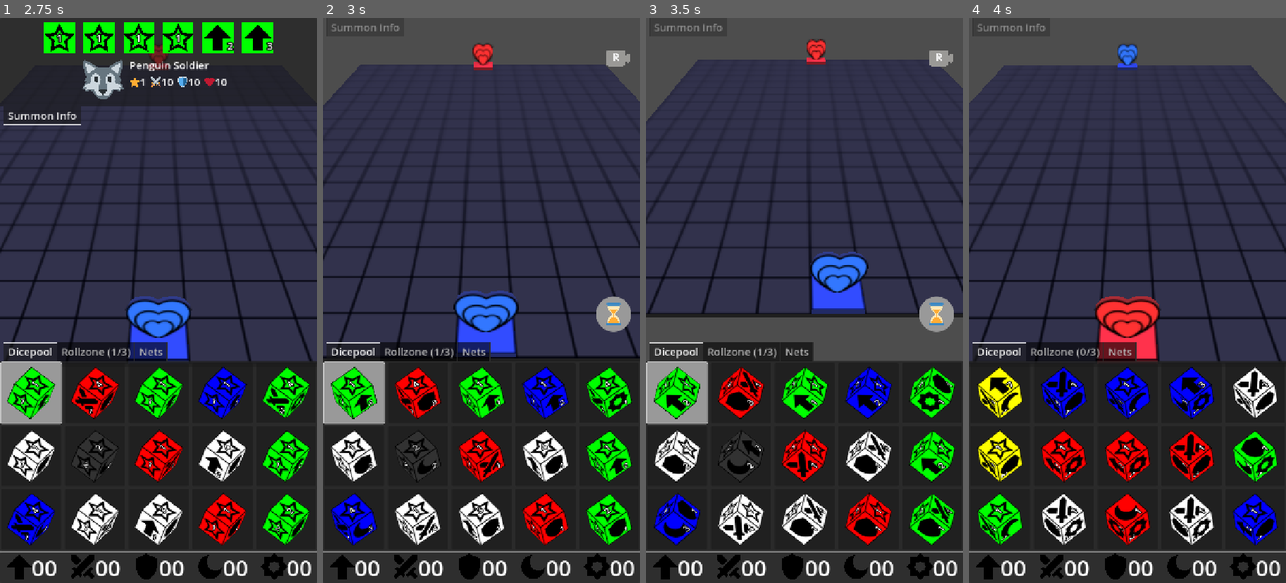
Above: before the commit, frames 1-4 (left to right).
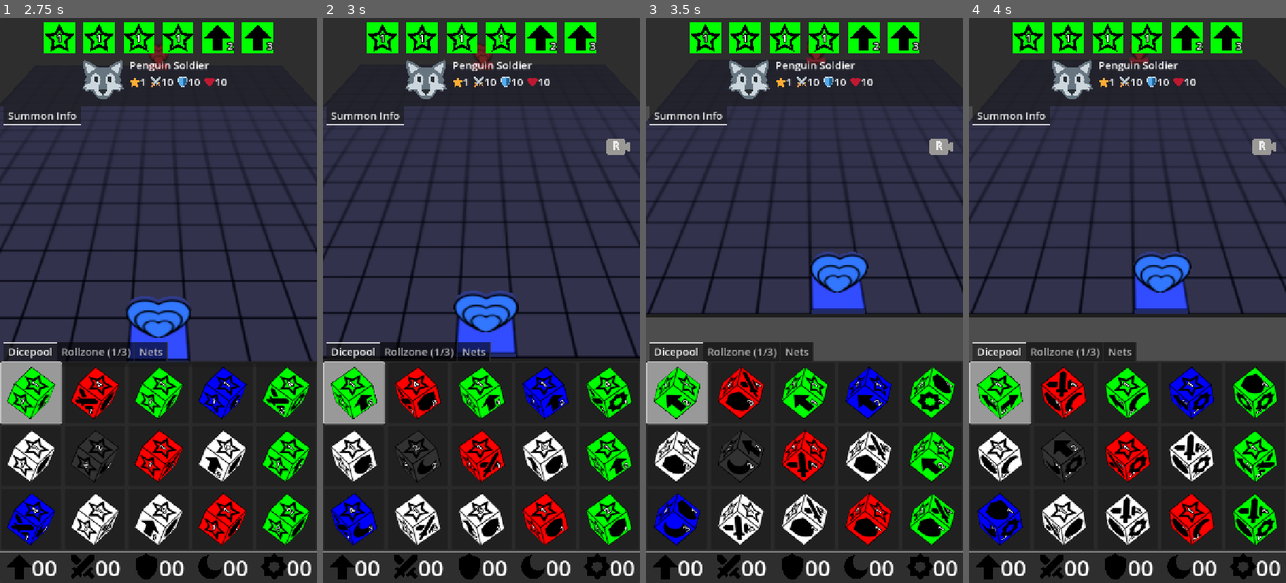
Above: after the commit, the same moments.

Repository: francocurotto/DDMre
Game: Godot game, scene res://scenes/duel.tscn
Two runs of this game, one before a commit and one after it. Both use one fixed random seed, a clock stepped at 60 frames per second and the inputs below.
Inputs (mouse positions are in pixels of both pictures, inside the frame that each line leads up to):
- Up to frame 1 (2.75 s): click (31, 390) at 0.52 s; click (31, 390) at 1.27 s; click (31, 390) at 2.02 s
- Up to frame 2 (3 s): drag from (481, 232) to (513, 176) at 2.77 s
- Up to frame 3 (3.5 s): no input
- Up to frame 4 (4 s): click (1260, 311) at 3.52 s

Frame 1 is identical in both runs. In frame 2, 16% of the frame differs, in the area x 0-100%, y 0-56%; in frame 3, 16%; in frame 4, 38%, in the area x 0-100%, y 0-94%.

Commit message:
remove summon untouched to fix endturn button

Diff:
--- a/source/scenes/player_gui/dungeon_gui/dungeon_gui.gd
+++ b/source/scenes/player_gui/dungeon_gui/dungeon_gui.gd
@@ -78,11 +78,11 @@
 		dimdice_position.y += DIMDICE_Y_POSITION
 		dimcoor = Globals.dungeon.get_tilecoor(tile)
 		Globals.dungeon.on_tile_touched(tile, dimdice_position, player_gui.net)
-	else: #TODO: fix not enter if dungeon button pressed
-		on_summon_untouched()
+	#else: #TODO: fix not enter if dungeon button pressed
+	#	on_summon_untouched()
 
 func on_dragging(length, angle):
-	on_summon_untouched()
+	#on_summon_untouched()
 	var dimdice = Globals.dungeon.dimdice
 	if dimdice and controls.touched_object == dimdice:
 		if dimdice_dragging:
@@ -119,10 +119,10 @@
 	duel_camera.on_camera_reset_pressed()
 	controls.disabled = false
 
-func on_summon_untouched():
-	%EndTurn.visible = true
-	%DungeonButtons.visible = false
-	summon_untouched.emit()
+#func on_summon_untouched():
+#	%EndTurn.visible = true
+#	%DungeonButtons.visible = false
+#	summon_untouched.emit()
 
 func _on_end_turn_pressed() -> void:
 	%EndTurn.visible = false
